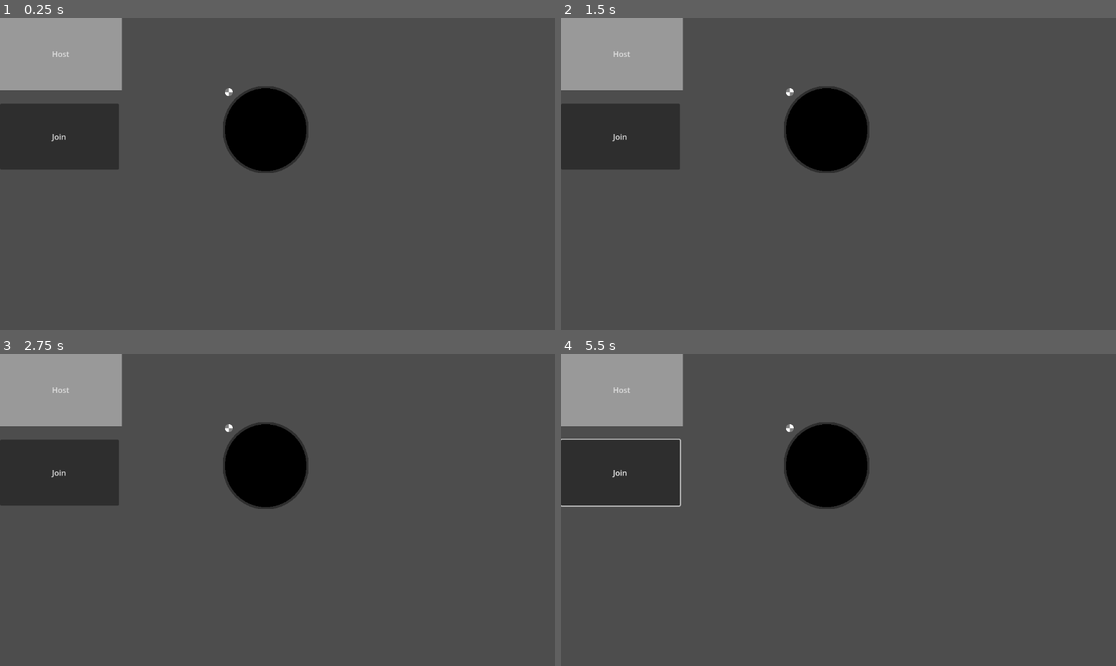
Above: before the commit, frames 1-4 (two rows, left to right).
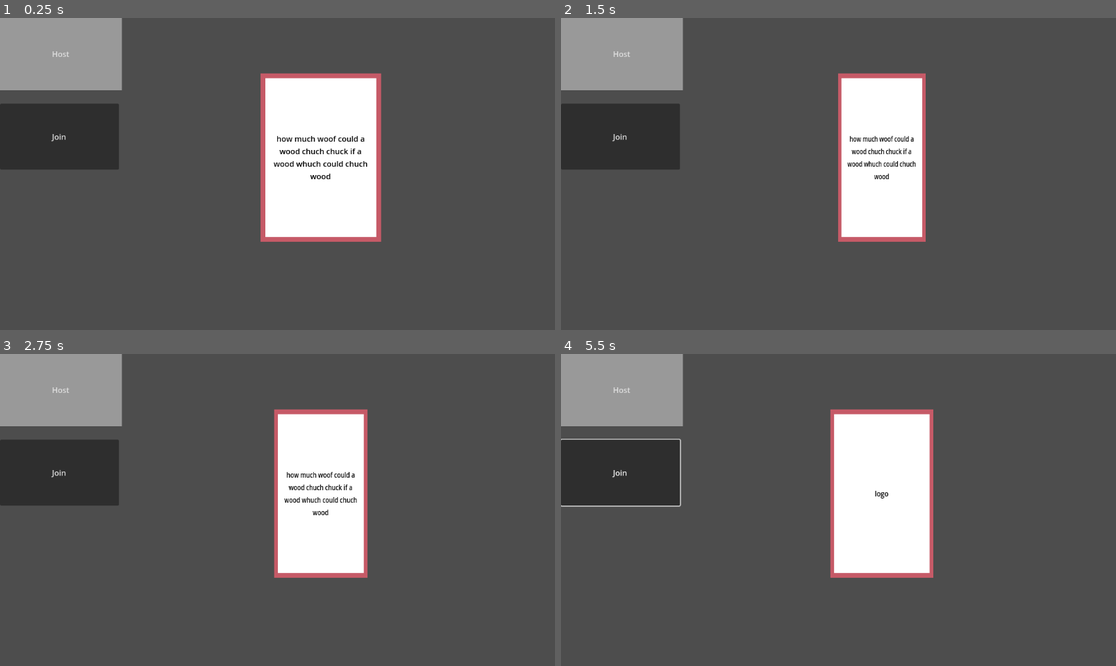
Above: after the commit, the same moments.

Repository: banana67676/Pitch-It-2025-2026
Game: Godot game, scene res://Scenes/Multiplayer Menu/Multiplayer_Menu.tscn
Same seed, same stepped clock (60 frames per second), same inputs: the game is played once before the commit and once after it. The engine's default icon, where the game draws it, is replaced by a stand-in: a white triangle on a blue panel in a dark square.
Inputs (mouse positions are in pixels of both pictures, inside the frame that each line leads up to):
- Up to frame 1 (0.25 s): no input
- Up to frame 2 (1.5 s): tap Enter (ui_accept) at 0.5, 0.6, 0.77, 1.07 s; move the mouse to (960, 158) at 0.52 s; click (960, 158) at 0.67 s; move the mouse to (727, 189) at 1.27 s; click (727, 189) at 1.35 s
- Up to frame 3 (2.75 s): tap Enter (ui_accept) at 1.52, 1.55, 1.82, 2.1 s; move the mouse to (333, 441) at 2.02 s; click (333, 441) at 2.17 s
- Up to frame 4 (5.5 s): move the mouse to (810, 572) at 2.77 s; click (810, 572) at 2.85 s; tap Enter (ui_accept) at 3.02, 3.05, 3.32, 3.6, 3.77, 4.07, 4.52, 4.55, 4.82 s; move the mouse to (1005, 556) at 3.52 s; click (1005, 556) at 3.67 s; move the mouse to (672, 463) at 4.27 s; click (672, 463) at 4.35 s; move the mouse to (866, 510) at 5.02 s; press the mouse at (866, 510) at 5.03 s

The runs differ from the first frame. In frame 1, 13% of the frame differs, in the area x 40-69%, y 17-72%; in frame 2, 11%; in frame 3, 11%; in frame 4, 12%.

Commit message:
added flip animation to tyler's card

Diff:
--- a/AltT/Card_Preset.tscn
+++ /dev/null
@@ -1,58 +0,0 @@
-[gd_scene load_steps=2 format=3 uid="uid://dwovp0kxfryok"]
-
-[ext_resource type="Script" path="res://card_preset.gd" id="1_p4cw2"]
-
-[node name="Card_Preset" type="Node2D"]
-script = ExtResource("1_p4cw2")
-
-[node name="PanelContainer" type="ColorRect" parent="."]
-anchors_preset = 15
-anchor_right = 1.0
-anchor_bottom = 1.0
-offset_left = -125.0
-offset_top = -175.0
-offset_right = 125.0
-offset_bottom = 175.0
-grow_horizontal = 2
-grow_vertical = 2
-size_flags_horizontal = 3
-size_flags_vertical = 3
-color = Color(0.777933, 0.354876, 0.405116, 1)
-
-[node name="MarginContainer" type="MarginContainer" parent="PanelContainer"]
-layout_mode = 1
-anchors_preset = 15
-anchor_right = 1.0
-anchor_bottom = 1.0
-grow_horizontal = 2
-grow_vertical = 2
-size_flags_horizontal = 3
-size_flags_vertical = 3
-theme_override_constants/margin_left = 10
-theme_override_constants/margin_top = 10
-theme_override_constants/margin_right = 10
-theme_override_constants/margin_bottom = 10
-
-[node name="ColorRect" type="ColorRect" parent="PanelContainer/MarginContainer"]
-layout_mode = 2
-
-[node name="MarginContainer" type="MarginContainer" parent="PanelContainer/MarginContainer/ColorRect"]
-layout_mode = 1
-anchors_preset = 15
-anchor_right = 1.0
-anchor_bottom = 1.0
-grow_horizontal = 2
-grow_vertical = 2
-theme_override_constants/margin_left = 8
-theme_override_constants/margin_top = 8
-theme_override_constants/margin_right = 8
-theme_override_constants/margin_bottom = 8
-
-[node name="Label" type="Label" parent="PanelContainer/MarginContainer/ColorRect/MarginContainer"]
-layout_mode = 2
-theme_override_colors/font_color = Color(0, 0, 0, 1)
-text = "how much woof could a wood chuch chuck if a wood whuch could chuch wood"
-horizontal_alignment = 1
-autowrap_mode = 3
-
-[node name="Sprite" type="Sprite2D" parent="."]
--- /dev/null
+++ b/Card/Preset/Card_Preset.tscn
@@ -0,0 +1,109 @@
+[gd_scene load_steps=2 format=3 uid="uid://dwovp0kxfryok"]
+
+[ext_resource type="Script" path="res://Card/Preset/card.gd" id="1_7pqrw"]
+
+[node name="Card_Preset" type="Node2D"]
+script = ExtResource("1_7pqrw")
+
+[node name="Front" type="ColorRect" parent="."]
+anchors_preset = 15
+anchor_right = 1.0
+anchor_bottom = 1.0
+offset_left = -125.0
+offset_top = -175.0
+offset_right = 125.0
+offset_bottom = 175.0
+grow_horizontal = 2
+grow_vertical = 2
+size_flags_horizontal = 3
+size_flags_vertical = 3
+color = Color(0.777933, 0.354876, 0.405116, 1)
+
+[node name="MarginContainer" type="MarginContainer" parent="Front"]
+layout_mode = 1
+anchors_preset = 15
+anchor_right = 1.0
+anchor_bottom = 1.0
+grow_horizontal = 2
+grow_vertical = 2
+size_flags_horizontal = 3
+size_flags_vertical = 3
+theme_override_constants/margin_left = 10
+theme_override_constants/margin_top = 10
+theme_override_constants/margin_right = 10
+theme_override_constants/margin_bottom = 10
+
+[node name="ColorRect" type="ColorRect" parent="Front/MarginContainer"]
+layout_mode = 2
+
+[node name="MarginContainer" type="MarginContainer" parent="Front/MarginContainer/ColorRect"]
+layout_mode = 1
+anchors_preset = 15
+anchor_right = 1.0
+anchor_bottom = 1.0
+grow_horizontal = 2
+grow_vertical = 2
+theme_override_constants/margin_left = 8
+theme_override_constants/margin_top = 8
+theme_override_constants/margin_right = 8
+theme_override_constants/margin_bottom = 8
+
+[node name="Label" type="Label" parent="Front/MarginContainer/ColorRect/MarginContainer"]
+layout_mode = 2
+theme_override_colors/font_color = Color(0, 0, 0, 1)
+text = "how much woof could a wood chuch chuck if a wood whuch could chuch wood"
+horizontal_alignment = 1
+autowrap_mode = 3
+
+[node name="Back" type="ColorRect" parent="."]
+visible = false
+anchors_preset = 15
+anchor_right = 1.0
+anchor_bottom = 1.0
+offset_left = -125.0
+offset_top = -175.0
+offset_right = 125.0
+offset_bottom = 175.0
+grow_horizontal = 2
+grow_vertical = 2
+size_flags_horizontal = 3
+size_flags_vertical = 3
+color = Color(0.777933, 0.354876, 0.405116, 1)
+
+[node name="MarginContainer" type="MarginContainer" parent="Back"]
+layout_mode = 1
+anchors_preset = 15
+anchor_right = 1.0
+anchor_bottom = 1.0
+grow_horizontal = 2
+grow_vertical = 2
+size_flags_horizontal = 3
+size_flags_vertical = 3
+theme_override_constants/margin_left = 10
+theme_override_constants/margin_top = 10
+theme_override_constants/margin_right = 10
+theme_override_constants/margin_bottom = 10
+
+[node name="ColorRect" type="ColorRect" parent="Back/MarginContainer"]
+layout_mode = 2
+
+[node name="MarginContainer" type="MarginContainer" parent="Back/MarginContainer/ColorRect"]
+layout_mode = 1
+anchors_preset = 15
+anchor_right = 1.0
+anchor_bottom = 1.0
+grow_horizontal = 2
+grow_vertical = 2
+theme_override_constants/margin_left = 8
+theme_override_constants/margin_top = 8
+theme_override_constants/margin_right = 8
+theme_override_constants/margin_bottom = 8
+
+[node name="Label" type="Label" parent="Back/MarginContainer/ColorRect/MarginContainer"]
+layout_mode = 2
+theme_override_colors/font_color = Color(0, 0, 0, 1)
+text = "logo"
+horizontal_alignment = 1
+autowrap_mode = 3
+
+[node name="Sprite" type="Sprite2D" parent="."]
--- a/Card/Preset/card.gd
+++ b/Card/Preset/card.gd
@@ -2,8 +2,8 @@
 
 @export var FLIP_TIME = .5
 
-@onready var front: Node2D = $Front
-@onready var back: Node2D = $Back
+@onready var front = $Front
+@onready var back = $Back
 
 @onready var currentSide = back
 
@@ -20,7 +20,10 @@
 
 # Called every frame. 'delta' is the elapsed time since the previous frame.
 func _process(delta: float) -> void:
-	pass
+	if(Input.is_action_just_pressed("ui_accept")):
+		print("card clicked")
+		flip()
+		#test()
 
 func shrink() -> Tween:
 	print("shrinking")
@@ -64,12 +67,6 @@
 	tween.chain().tween_callback(grow)
 	state = stay
 
-func _on_input_event(viewport: Node, event: InputEvent, shape_idx: int) -> void:
-	if event is InputEventMouseButton and event.is_pressed():
-		print("card clicked")
-		flip()
-		#test()
-
 
 func test():
 	var tween = create_tween()
--- a/Scenes/Multiplayer Menu/Multiplayer_Menu.tscn
+++ b/Scenes/Multiplayer Menu/Multiplayer_Menu.tscn
@@ -3,7 +3,7 @@
 [ext_resource type="Script" path="res://Scenes/Multiplayer Menu/multiplayer_menu.gd" id="1_a2imu"]
 [ext_resource type="PackedScene" uid="uid://uusipllqkn41" path="res://Scenes/Multiplayer Menu/Player.tscn" id="2_r6qhr"]
 [ext_resource type="Theme" uid="uid://cvg5lo2itemby" path="res://Assets/test_theme.tres" id="3_s48ld"]
-[ext_resource type="PackedScene" uid="uid://cbndp01wsxkrr" path="res://UI/ColorPicker.tscn" id="4_aeojp"]
+[ext_resource type="PackedScene" uid="uid://dwovp0kxfryok" path="res://Card/Preset/Card_Preset.tscn" id="4_5esq6"]
 
 [node name="Multiplayer_Menu" type="Node2D"]
 script = ExtResource("1_a2imu")
@@ -26,11 +26,8 @@
 [node name="MultiplayerSpawner" type="MultiplayerSpawner" parent="."]
 spawn_path = NodePath("..")
 
-[node name="ColorPickerButton" parent="." instance=ExtResource("4_aeojp")]
-offset_left = 463.0
-offset_top = 142.0
-offset_right = 640.0
-offset_bottom = 322.0
+[node name="Card_Preset" parent="." instance=ExtResource("4_5esq6")]
+position = Vector2(666, 290)
 
 [connection signal="pressed" from="Button" to="." method="_on_button_pressed"]
 [connection signal="pressed" from="Button2" to="." method="_on_button_2_pressed"]
Not shown: 1 places in Assets/pitch_card.tscn that only renumber resources
Not shown: 3 places in Card/Preset/old_card.tscn that only renumber resources
